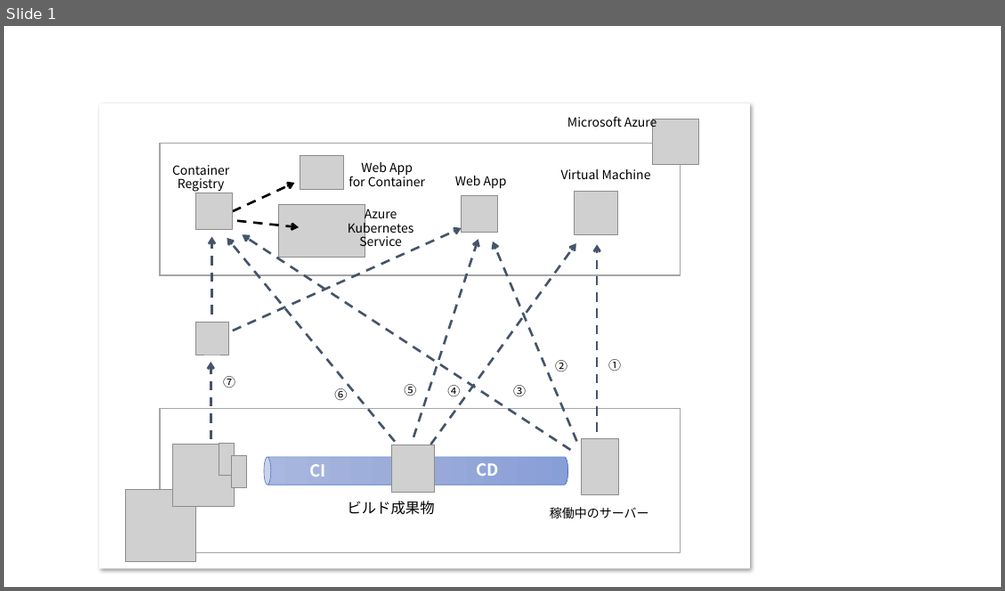
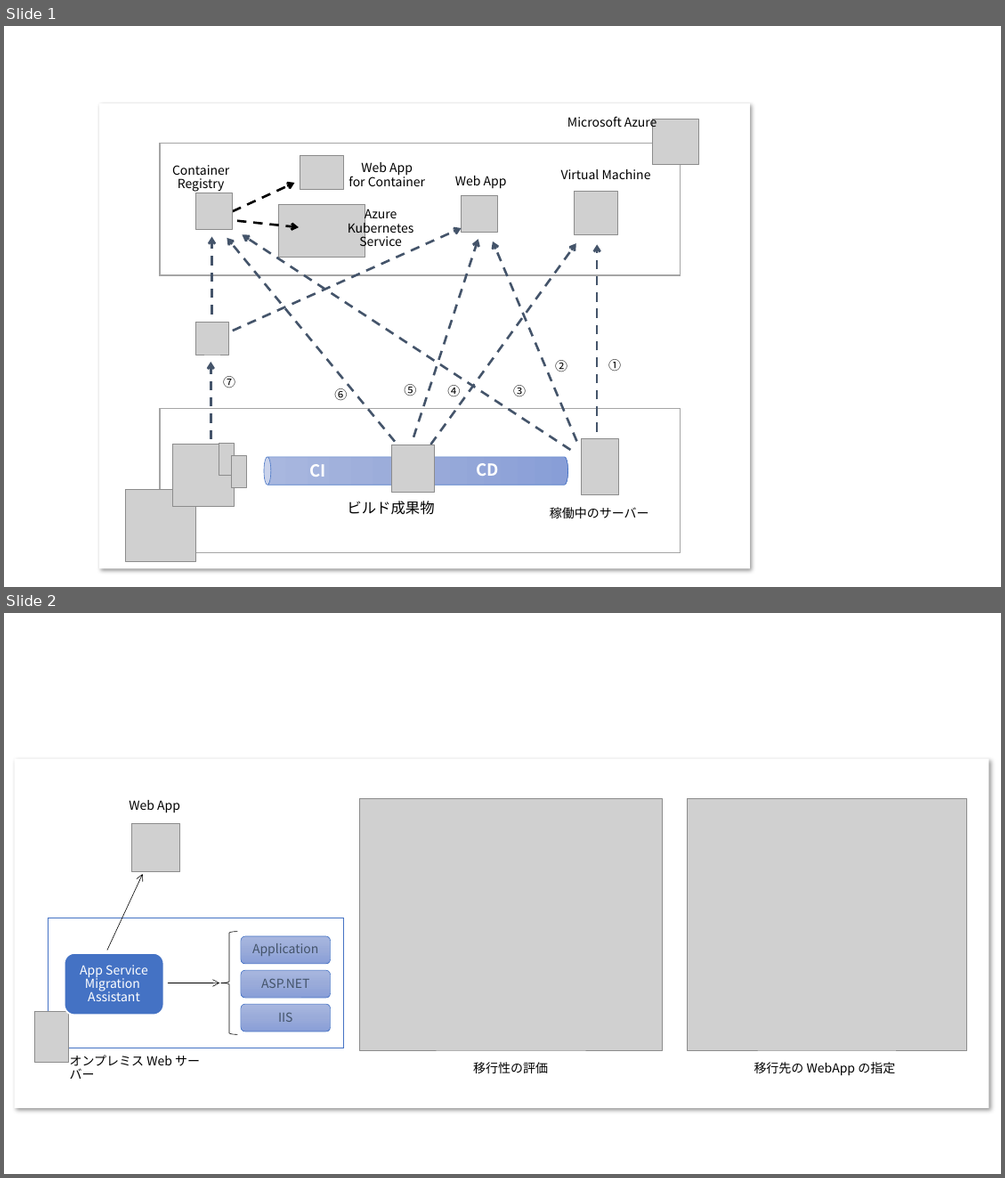
Before and after one commit to ayuina/ainaba-csa-blog, a slide deck: azure-migration-tools/images/figures.pptx. Shown one above the other, each under a label of ours: slide 1 before the commit, slides 1 and 2 after it. The pictures are 1005x591 and 1005x1178 pixels, drawn with LibreOffice and Linux fonts; fonts in the diff are those of the drawing; grey boxes stand for pictures. Boxes give left, top, right and bottom in pixels: in the first picture for what was removed or moved away, otherwise in the second. Text is boxed around its words. In the diff, an @@ line names an element or a change of style, - is before the commit and + after.

Commit message:
temp

```diff
--- a/azure-migration-tools/images/figures.pptx
+++ b/azure-migration-tools/images/figures.pptx
@@ slide 2 added at [4,613,1001,1174], background #FFFFFF @@
@@ rectangle added at [15,759,989,1108], fill #FFFFFF @@
@@ picture added at [359,798,662,1050] @@
@@ picture added at [687,798,967,1050] @@
@@ text added at [129,800,180,813], 12 pt, text #000000 @@
+Web App
@@ picture added at [132,823,180,872] @@
@@ arrow added from (107, 950) to (142, 874), #000000 0.5 pt @@
@@ rectangle added at [48,918,343,1048], fill #FFFFFF, outline #4472C4 1 pt @@
@@ left brace added at [221,932,237,1035], outline #000000 0.5 pt @@
@@ rounded rectangle added at [65,953,164,1015], fill #4472C4, outline #FFFFFF 1.5 pt, 12 pt, text #FFFFFF @@
+App Service
+Migration
+Assistant
@@ rounded rectangle added at [241,936,331,964], fill gradient #A8B7DF to #9AABD9 to #889ED7, outline #4472C4 0.5 pt, 12 pt, text #44546A @@
+Application
@@ arrow added from (168, 983) to (219, 983), #000000 0.5 pt @@
@@ rounded rectangle added at [241,971,331,998], fill gradient #A8B7DF to #9AABD9 to #889ED7, outline #4472C4 0.5 pt, 12 pt, text #44546A @@
+ASP.NET
@@ picture added at [34,1011,69,1062] @@
@@ rounded rectangle added at [241,1004,331,1032], fill gradient #A8B7DF to #9AABD9 to #889ED7, outline #4472C4 0.5 pt, 12 pt, text #44546A @@
+IIS
@@ text added at [70,1054,200,1078], 12 pt, text #000000 @@
+オンプレミス Web サーバー
@@ text added at [473,1062,548,1073], 12 pt, text #000000 @@
+移行性の評価
@@ text added at [754,1062,895,1076], 12 pt, text #000000 @@
+移行先の WebApp の指定
```
